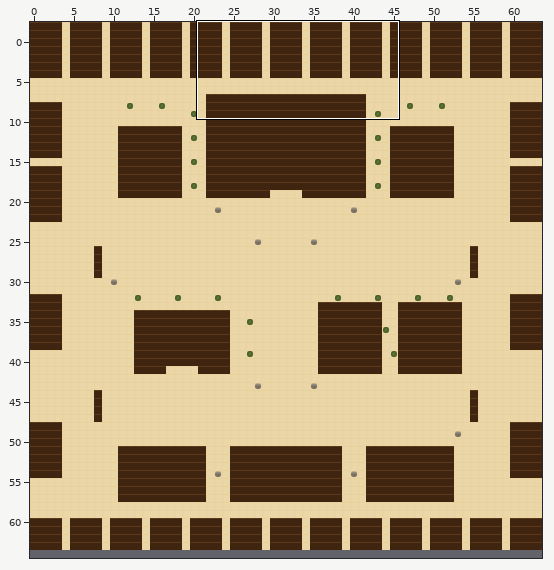
Tiled map (JSON) -- maps/city.tmj. The picture above shows the old version from afar; the outline marks the close-up.
Close-up. Old version:
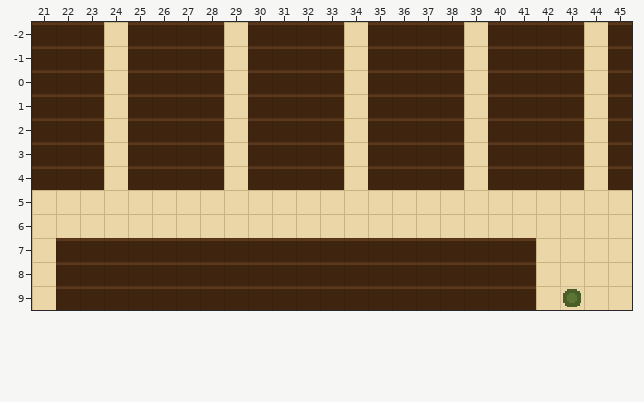
Cells are 16x16 px. Shown: x 21..45, y -2..9. The commit also changed other parts of the map, which this record leaves out. The old version is drawn lined up with the new one.
And afterwards:
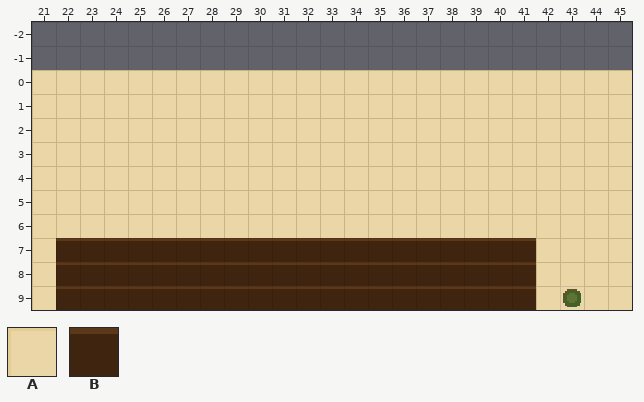
Key: from "draft": A 0, B 1.
_ is an empty cell.
The edit:
map size 64x66 -> 64x65 cells (old content now starts at 0,-2; both pictures use the new coordinates)
Layer "ground":
Tile B gives way to tile A in rows 0 to 4 at x 21 to 23, 25 to 28, 30 to 33, 35 to 38, 40 to 43 and 45.
Tile A is gone in rows -2 to -1 at x 24, 29, 34, 39 and 44.
Tile B is gone in rows -2 to -1 at x 21 to 23, 25 to 28, 30 to 33, 35 to 38, 40 to 43 and 45.
Pixel boxes of the changes (left, top, right, bottom) in both close-ups:
changed: (32, 22, 632, 190)
